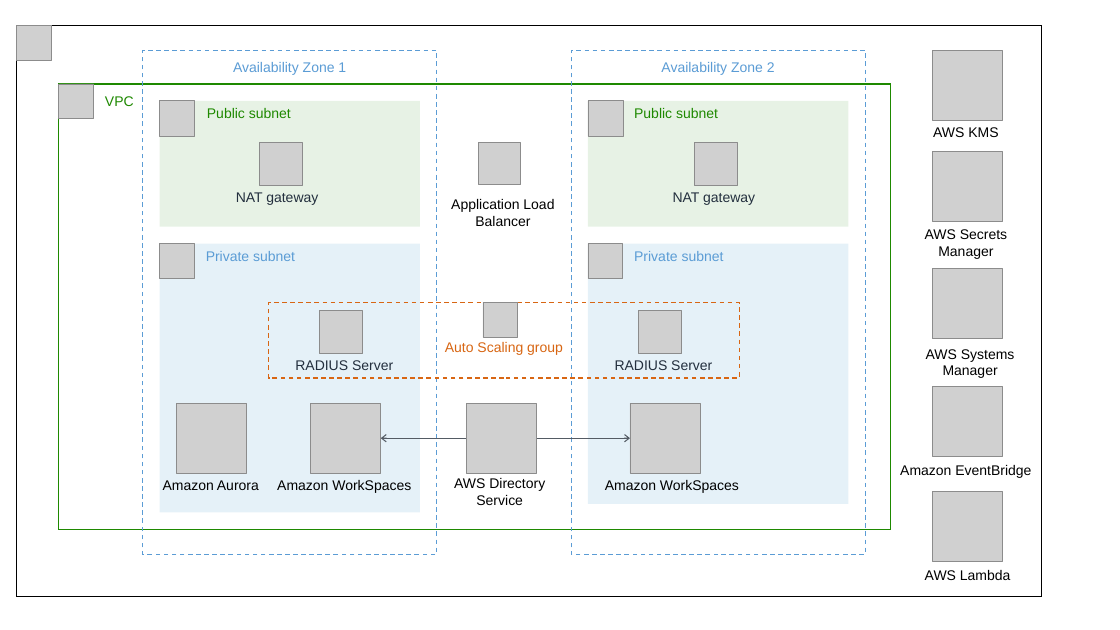
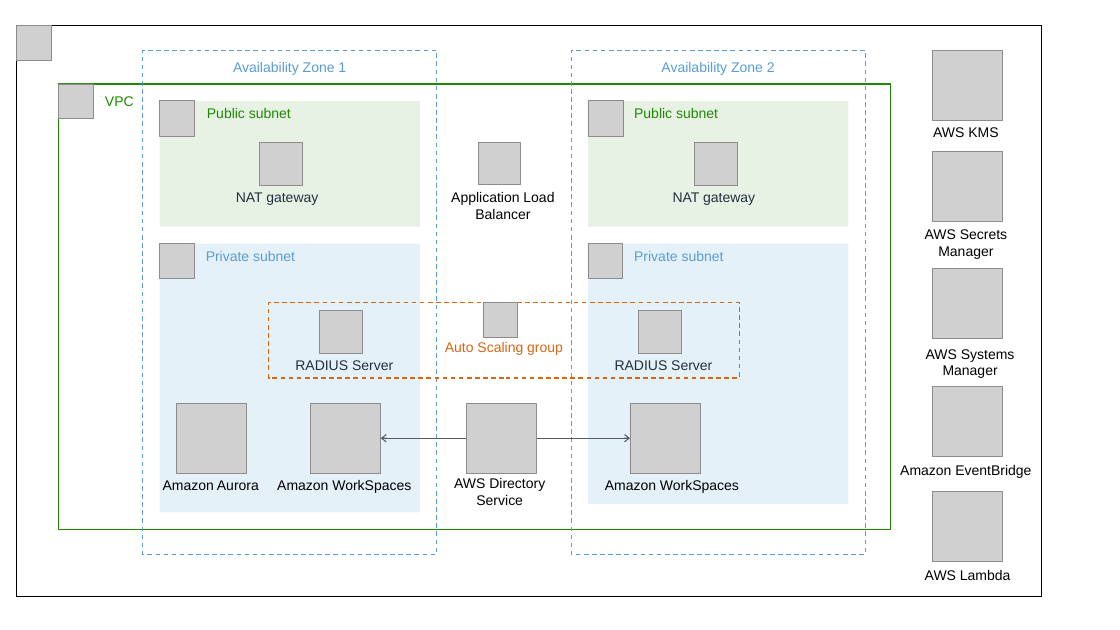
Before and after one commit to aws-quickstart/quickstart-freeradius-mfa-workspaces, a slide deck: slide 3 of docs/deployment_guide/images/freeradius-mfa-workspaces-architecture-diagram.pptx. Drawn at 1120x630 pixels with LibreOffice and Linux fonts; fonts in the diff are those of the drawing; grey boxes stand for pictures. Boxes give left, top, right and bottom in pixels: in the first picture for what was removed or moved away, otherwise in the second. Text is boxed around its words. In the diff, an @@ line names an element or a change of style, - is before the commit and + after.

```diff
--- a/docs/deployment_guide/images/freeradius-mfa-workspaces-architecture-diagram.pptx
+++ b/docs/deployment_guide/images/freeradius-mfa-workspaces-architecture-diagram.pptx
@@ text "Application Load Balancer": place and size @@
-text "Application Load Balancer" at [451,199,554,226]
+text "Application Load Balancer" at [451,192,554,219]
```
Also in this commit, not shown: 2 other slides changed, 4 other files.
